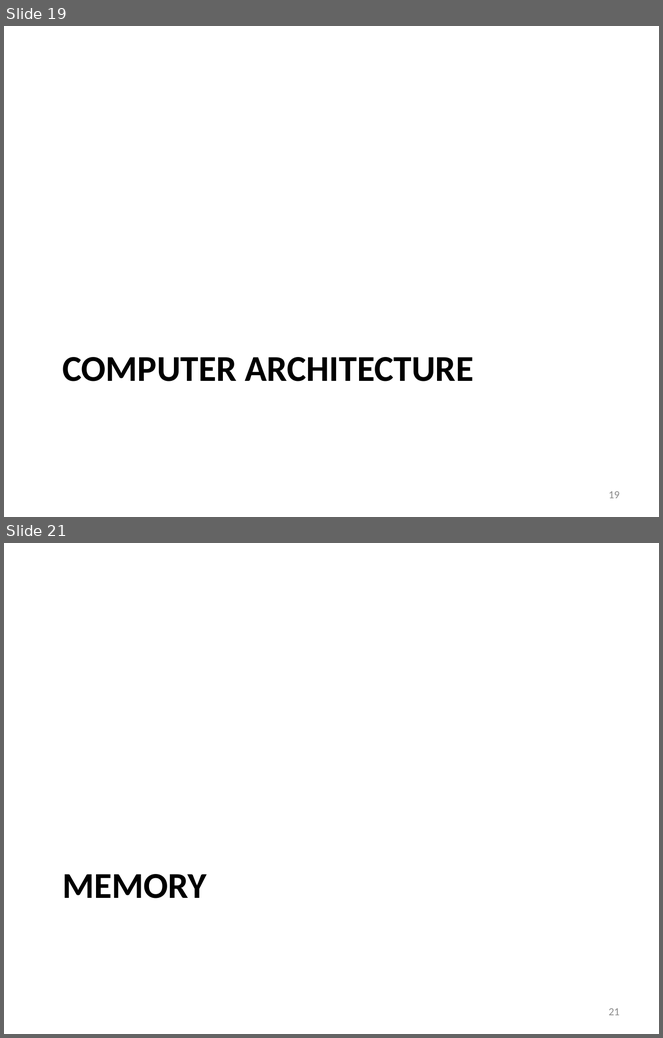
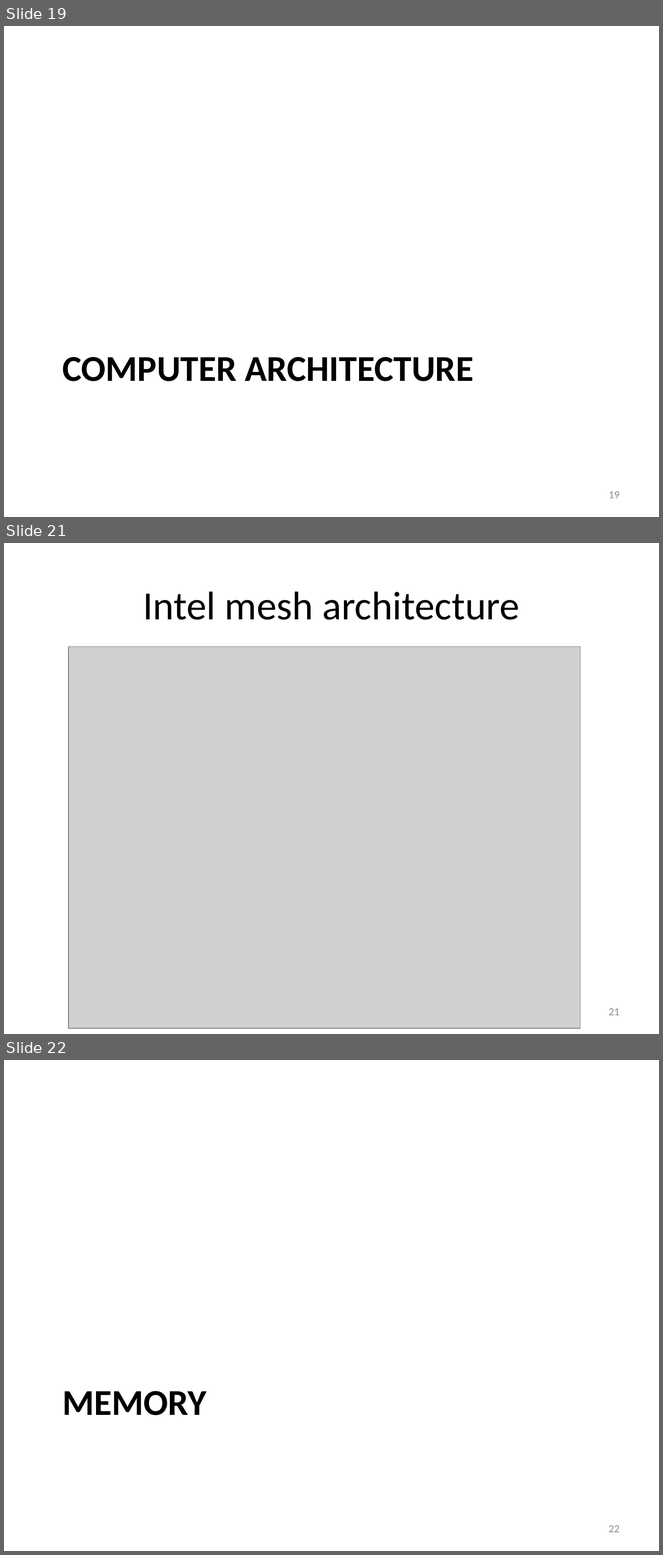
Before and after one commit to gjbex/Code-optimization, a slide deck: code_optimization.pptx. Shown one above the other, each under a label of ours: slides 19 and 21 before the commit, slides 19, 21 and 22 after it; the slides between them are not shown. The pictures are 663x1038 and 663x1555 pixels, drawn with LibreOffice and Linux fonts; fonts in the diff are those of the drawing; grey boxes stand for pictures. Boxes give left, top, right and bottom in pixels: in the first picture for what was removed or moved away, otherwise in the second. Text is boxed around its words. In the diff, an @@ line names an element or a change of style, - is before the commit and + after.

Commit message:
Add Intel mesh architecture slide, update for skylake

```diff
--- a/code_optimization.pptx
+++ b/code_optimization.pptx
@@ slide 21 added at box(4, 543, 659, 1034), background #FFFFFF @@
@@ title added at box(143, 591, 519, 620), 44 pt, text #000000 @@
+Intel mesh architecture
@@ picture added at box(68, 646, 580, 1029) @@
@@ page number added at box(609, 1008, 620, 1016), 12 pt, text #8C8C8C @@
+21
@@ what was slide 21 is now slide 22 @@
@@ page number at box(609, 1525, 620, 1533): text changed @@
-21
+22
```
Also in this commit, not shown: 5 slides changed, 1 other slide added.
